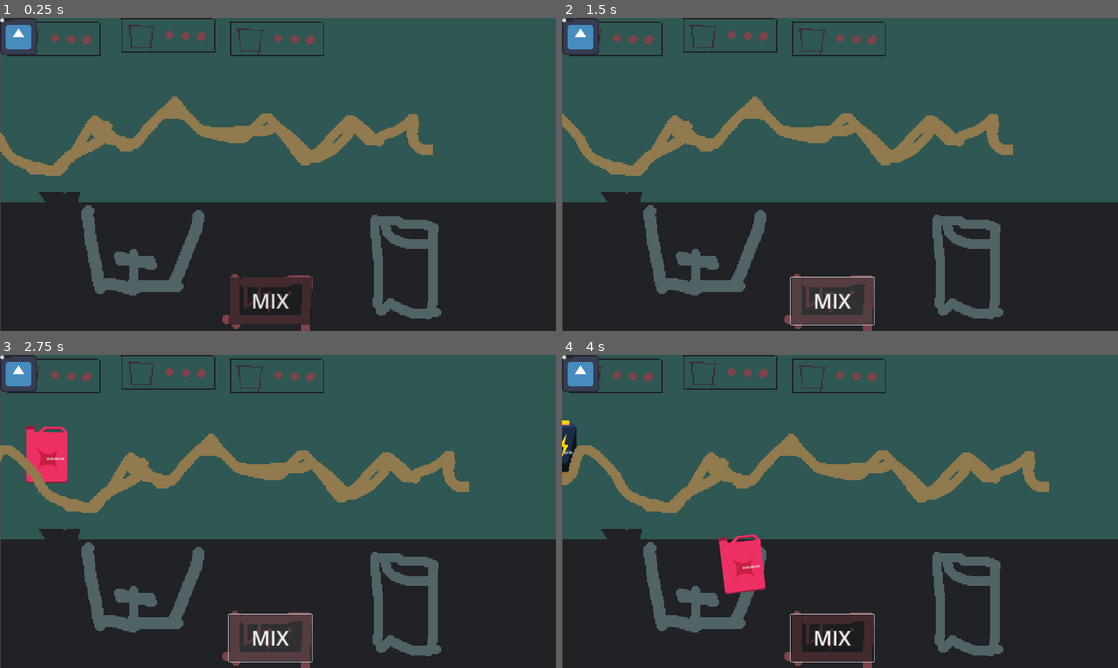
Above: before the commit, frames 1-4 (two rows, left to right).
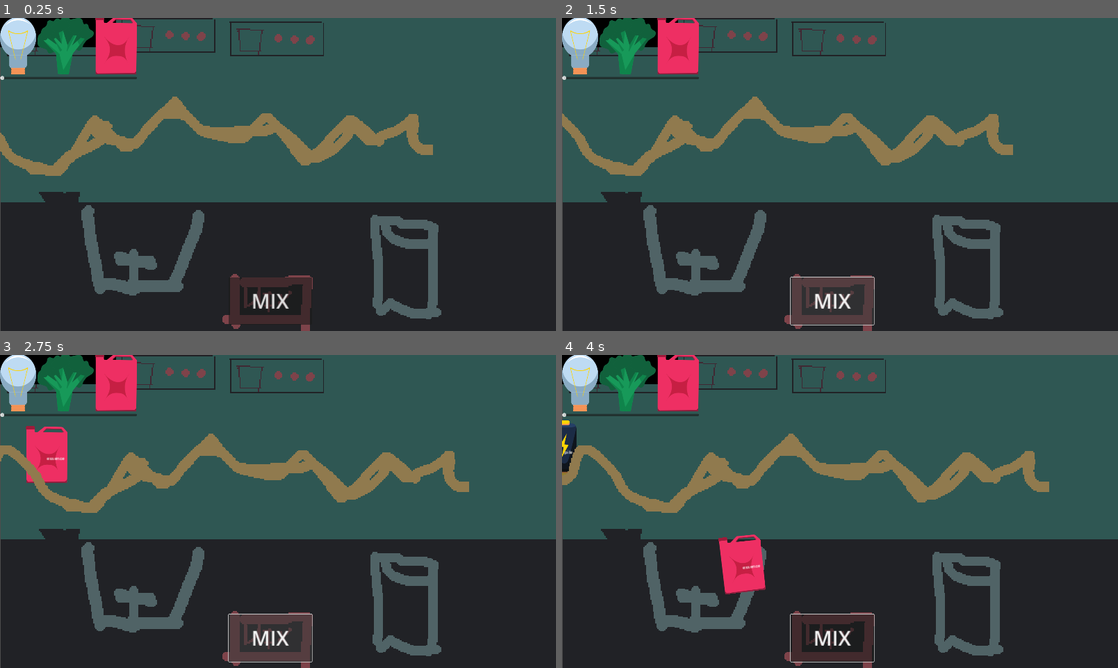
Above: after the commit, the same moments.

Repository: Daxidz/orbital-5-cyberpunk
Game: Godot game, scene res://src/main.tscn
Two runs of this game, one before a commit and one after it. Both use one fixed random seed, a clock stepped at 60 frames per second and the inputs below. The engine's default icon, where the game draws it, is replaced by a stand-in: a white triangle on a blue panel in a dark square.
Inputs (mouse positions are in pixels of both pictures, inside the frame that each line leads up to):
- Up to frame 1 (0.25 s): no input
- Up to frame 2 (1.5 s): click "MIX" at 0.5 s; click "MIX" at 1.25 s
- Up to frame 3 (2.75 s): click "MIX" at 2 s
- Up to frame 4 (4 s): move the mouse to (606, 455) at 2.77 s; press the mouse at (606, 455) at 2.78 s; move the mouse to (728, 527) at 3.52 s; release the mouse at (728, 527) at 3.53 s; click (728, 527) at 3.6 s

The runs differ from the first frame. In frame 1, 3.7% of the frame differs, in the area x 0-25%, y 0-20%; in frame 2, 3.7%; in frame 3, 3.7%; in frame 4, 3.7%.

Commit message:
Save Receipe pannel as scene

Diff:
--- a/src/main.tscn
+++ b/src/main.tscn
@@ -1,17 +1,14 @@
-[gd_scene load_steps=15 format=3 uid="uid://bfyde53g6pla1"]
+[gd_scene load_steps=13 format=3 uid="uid://bfyde53g6pla1"]
 
 [ext_resource type="Script" path="res://src/main.gd" id="1_4hrhh"]
 [ext_resource type="Texture2D" uid="uid://yxrqdgfwt4x" path="res://res/img/mockup_dax.png" id="1_katgu"]
 [ext_resource type="PackedScene" uid="uid://dxlbc6wto7a57" path="res://src/mixer.tscn" id="3_h1sid"]
-[ext_resource type="Texture2D" uid="uid://b2wk70bgifw7o" path="res://icon.svg" id="4_0plg6"]
-[ext_resource type="PackedScene" uid="uid://ddyksiuwwuwih" path="res://src/Ingredient.tscn" id="5_hq05h"]
+[ext_resource type="PackedScene" uid="uid://ba5k6m3m483gu" path="res://src/recipe_pannel.tscn" id="4_kbdc0"]
 [ext_resource type="Script" path="res://src/TapisIngredients.gd" id="5_s7wll"]
 [ext_resource type="Texture2D" uid="uid://4ip7w0yjoc65" path="res://res/img/tapis.png" id="6_bgw1u"]
 [ext_resource type="PackedScene" uid="uid://bsvnmr1cr31y2" path="res://src/recipes_manager.tscn" id="7_flfml"]
 
 [sub_resource type="AudioStream" id="AudioStream_v25gu"]
-
-[sub_resource type="Theme" id="Theme_gnvgx"]
 
 [sub_resource type="SegmentShape2D" id="SegmentShape2D_jqgvs"]
 a = Vector2(-1, 1085)
@@ -43,22 +40,16 @@
 stream = SubResource("AudioStream_v25gu")
 
 [node name="IATextboxes" type="CanvasLayer" parent="."]
-visible = false
 
 [node name="IATextManager" type="Node" parent="IATextboxes"]
 
-[node name="Label" type="Label" parent="IATextboxes"]
-offset_left = 282.0
-offset_top = 171.0
-offset_right = 755.0
-offset_bottom = 570.0
-theme = SubResource("Theme_gnvgx")
-theme_override_font_sizes/font_size = 60
-text = "Faster, rat"
-
 [node name="TextEdit" type="TextEdit" parent="IATextboxes"]
-offset_right = 884.0
-offset_bottom = 217.0
+visible = false
+offset_left = 755.0
+offset_top = 209.0
+offset_right = 1551.0
+offset_bottom = 857.0
+theme_override_colors/background_color = Color(0, 0, 0, 1)
 theme_override_font_sizes/font_size = 70
 text = "ccdcdfcdfvfvfdfvdvfdvdf
 "
@@ -70,39 +61,11 @@
 [node name="Recipes" type="CanvasLayer" parent="UI"]
 
 [node name="VBoxContainer" type="VBoxContainer" parent="UI/Recipes"]
-offset_right = 359.0
-offset_bottom = 660.0
+custom_minimum_size = Vector2(400, 300)
+offset_right = 400.0
+offset_bottom = 300.0
 
-[node name="Panel" type="TextureRect" parent="UI/Recipes/VBoxContainer"]
-layout_mode = 2
-texture = ExtResource("4_0plg6")
-stretch_mode = 2
-
-[node name="VBoxContainer" type="VBoxContainer" parent="UI/Recipes/VBoxContainer/Panel"]
-layout_mode = 2
-offset_top = -4.0
-offset_right = 40.0
-offset_bottom = -4.0
-
-[node name="HBoxContainer" type="HBoxContainer" parent="UI/Recipes/VBoxContainer/Panel/VBoxContainer"]
-layout_mode = 2
-
-[node name="TextureRect" type="TextureRect" parent="UI/Recipes/VBoxContainer/Panel/VBoxContainer/HBoxContainer"]
-layout_mode = 2
-
-[node name="HBoxContainer" type="HBoxContainer" parent="UI/Recipes/VBoxContainer/Panel/VBoxContainer/HBoxContainer"]
-layout_mode = 2
-
-[node name="TextureRect" type="TextureRect" parent="UI/Recipes/VBoxContainer/Panel/VBoxContainer/HBoxContainer/HBoxContainer"]
-layout_mode = 2
-
-[node name="TextureRect2" type="TextureRect" parent="UI/Recipes/VBoxContainer/Panel/VBoxContainer/HBoxContainer/HBoxContainer"]
-layout_mode = 2
-
-[node name="TextureRect3" type="TextureRect" parent="UI/Recipes/VBoxContainer/Panel/VBoxContainer/HBoxContainer/HBoxContainer"]
-layout_mode = 2
-
-[node name="HSlider" type="HSlider" parent="UI/Recipes/VBoxContainer/Panel/VBoxContainer"]
+[node name="Panel" parent="UI/Recipes/VBoxContainer" instance=ExtResource("4_kbdc0")]
 layout_mode = 2
 
 [node name="Button" type="Button" parent="."]
--- /dev/null
+++ b/src/recipe_pannel.tscn
@@ -0,0 +1,38 @@
+[gd_scene load_steps=4 format=3 uid="uid://ba5k6m3m483gu"]
+
+[ext_resource type="Texture2D" uid="uid://c3ljnmxo4m6ux" path="res://res/img/ingredients/ampoule.svg" id="1_gwq27"]
+[ext_resource type="Texture2D" uid="uid://bwh2rg3puigin" path="res://res/img/ingredients/brocoli.svg" id="2_j00f5"]
+[ext_resource type="Texture2D" uid="uid://b1w028adrt44k" path="res://res/img/ingredients/essence.svg" id="3_bemjm"]
+
+[node name="Panel" type="ColorRect"]
+custom_minimum_size = Vector2(400, 100)
+color = Color(0, 0, 0, 1)
+
+[node name="VBoxContainer" type="VBoxContainer" parent="."]
+layout_mode = 2
+offset_top = -4.0
+offset_right = 40.0
+offset_bottom = -4.0
+
+[node name="HBoxContainer" type="HBoxContainer" parent="VBoxContainer"]
+layout_mode = 2
+
+[node name="TextureRect" type="TextureRect" parent="VBoxContainer/HBoxContainer"]
+layout_mode = 2
+texture = ExtResource("1_gwq27")
+
+[node name="HBoxContainer" type="HBoxContainer" parent="VBoxContainer/HBoxContainer"]
+custom_minimum_size = Vector2(100, 100)
+layout_mode = 2
+size_flags_horizontal = 3
+
+[node name="TextureRect" type="TextureRect" parent="VBoxContainer/HBoxContainer/HBoxContainer"]
+layout_mode = 2
+texture = ExtResource("2_j00f5")
+
+[node name="TextureRect2" type="TextureRect" parent="VBoxContainer/HBoxContainer/HBoxContainer"]
+layout_mode = 2
+texture = ExtResource("3_bemjm")
+
+[node name="HSlider" type="HSlider" parent="VBoxContainer"]
+layout_mode = 2
